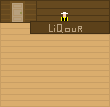
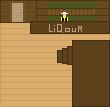
Revision of a layered 110 × 107 image; what changed, layer by layer:
added layer "scena" above "Tło" over [57, 40, 110, 107]
painted on "Tło" over [48, 2, 95, 21]
